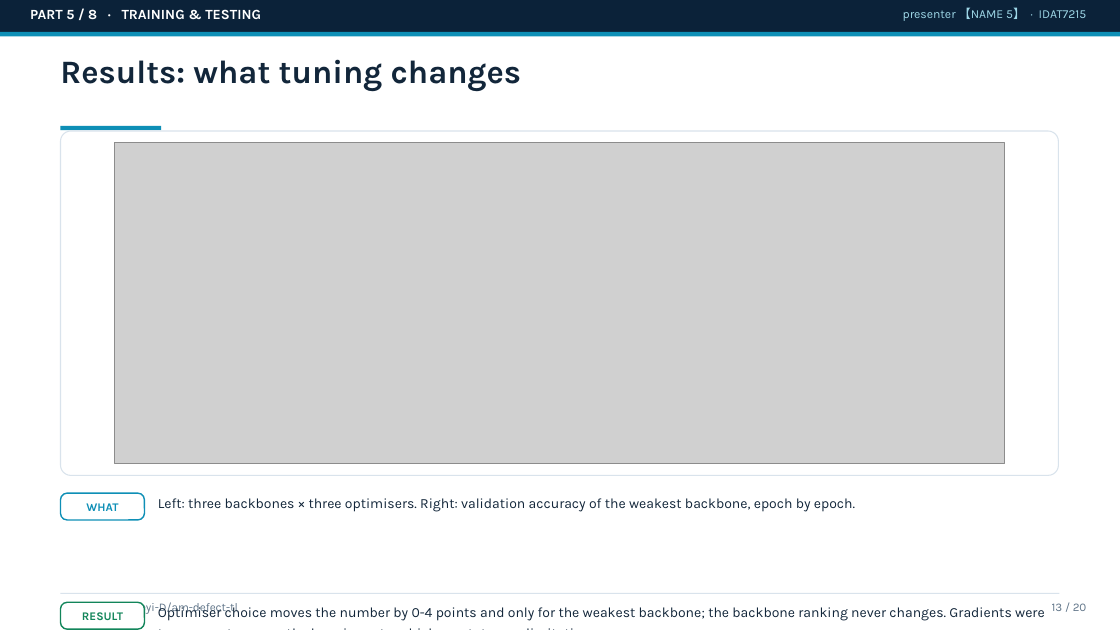
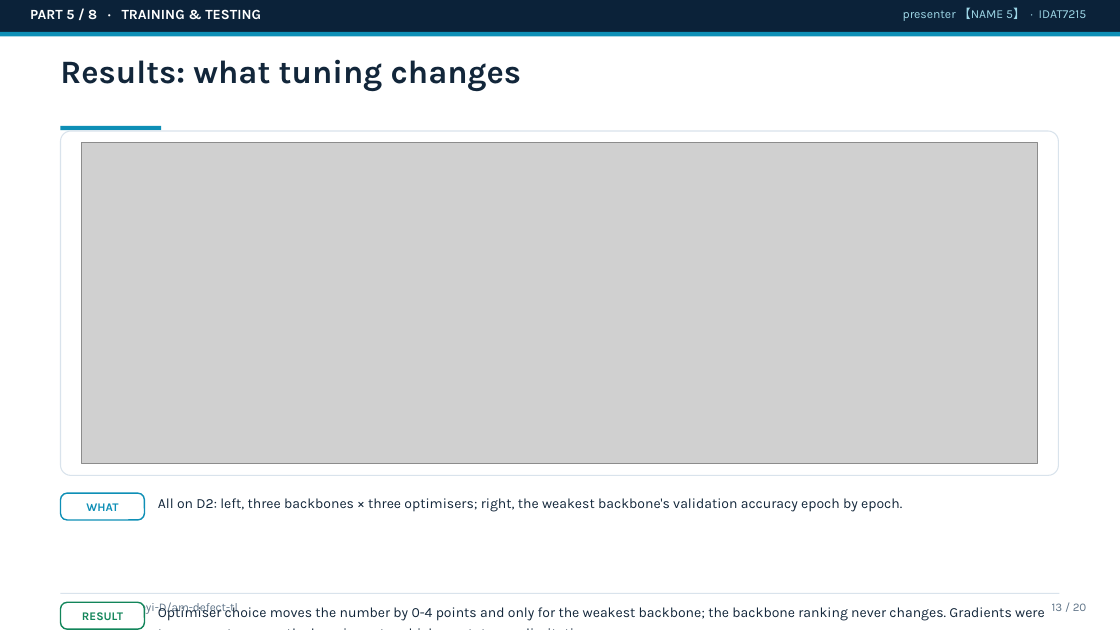
Before and after one commit to Zheyi-D/am-defect-tl, a slide deck: slide 13 of reports/slides_draft.pptx. Drawn at 1120x630 pixels with LibreOffice and Linux fonts; fonts in the diff are those of the drawing; grey boxes stand for pictures. Boxes give left, top, right and bottom in pixels: in the first picture for what was removed or moved away, otherwise in the second. Text is boxed around its words. In the diff, an @@ line names an element or a change of style, - is before the commit and + after.

```diff
--- a/reports/slides_draft.pptx
+++ b/reports/slides_draft.pptx
@@ picture: place and size @@
-picture at (114,143,1004,464)
+picture at (82,143,1038,464)
@@ text at (158,498,902,512): text changed @@
-Left: three backbones × three optimisers. Right: validation accuracy of the weakest backbone, epoch by epoch.
+All on D2: left, three backbones × three optimisers; right, the weakest backbone's validation accuracy epoch by epoch.
```
Also in this commit, not shown: 5 other slides changed, 2 other files.
